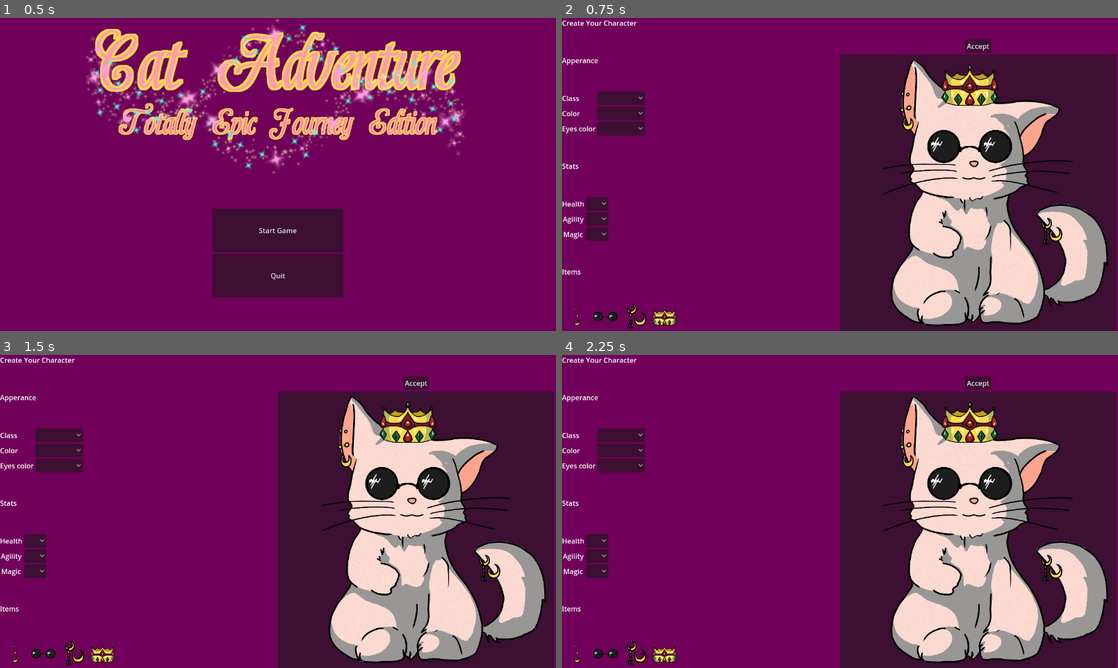
Above: before the commit, frames 1-4 (two rows, left to right).
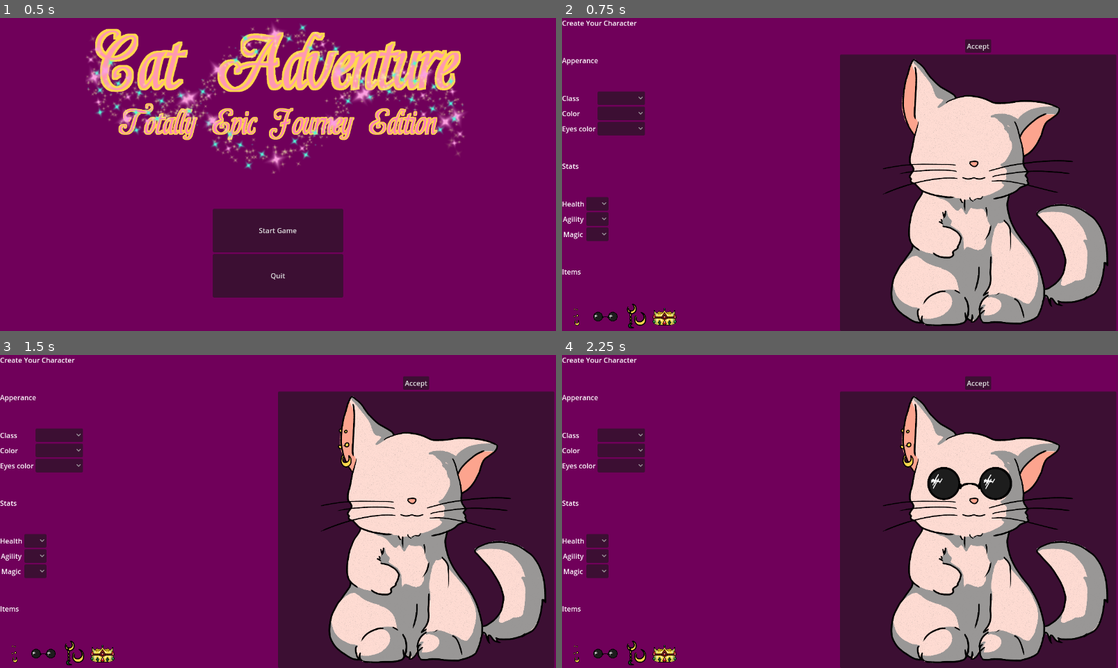
Above: after the commit, the same moments.

Repository: CommonParrot/MiniJam-Cat-Selection-Adventure
Game: Godot game, scene res://Screens/title_screen.tscn
Two runs of this game, one before a commit and one after it. Both use one fixed random seed, a clock stepped at 60 frames per second and the inputs below.
Inputs (mouse positions are in pixels of both pictures, inside the frame that each line leads up to):
- Up to frame 1 (0.5 s): no input
- Up to frame 2 (0.75 s): click "Start Game" at 0.5 s
- Up to frame 3 (1.5 s): click (11, 652) at 1.25 s
- Up to frame 4 (2.25 s): click (606, 652) at 2 s

Frame 1 is identical in both runs. In frame 2, 2.2% of the frame differs, in the area x 60-90%, y 14-73%; in frame 3, 2.1%; in frame 4, 1.1%.

Commit message:
working toggling of accessories

Diff:
--- a/Screens/character_selection_screen.tscn
+++ b/Screens/character_selection_screen.tscn
@@ -1,14 +1,15 @@
-[gd_scene load_steps=11 format=3 uid="uid://youox4cuc70m"]
+[gd_scene load_steps=12 format=3 uid="uid://youox4cuc70m"]
 
 [ext_resource type="Script" path="res://Screens/DynamicCatOptionButton.gd" id="1_begdr"]
-[ext_resource type="Texture2D" uid="uid://dkxkg1in1cdqo" path="res://images/White_Cat.png" id="1_rqi7e"]
-[ext_resource type="Texture2D" path="res://images/TailTrinket_cut.tres" id="2_7kade"]
+[ext_resource type="Texture2D" uid="uid://5v5eg7cjj6np" path="res://images/White_Cat.png" id="1_rqi7e"]
+[ext_resource type="Texture2D" uid="uid://dea2uqbo2r8sc" path="res://images/TailTrinket_cut.tres" id="2_7kade"]
 [ext_resource type="Texture2D" uid="uid://cl0nnalqxhy2y" path="res://images/Crown.png" id="3_jjteo"]
 [ext_resource type="Texture2D" uid="uid://dblmkwcdpwt78" path="res://images/Crown_cut.tres" id="3_xhilw"]
 [ext_resource type="Texture2D" uid="uid://cpoxmt63ikby4" path="res://images/Earrings_cut.tres" id="4_qwp5y"]
 [ext_resource type="Texture2D" uid="uid://dj8a234n4odeu" path="res://images/Earrings.png" id="4_t31fm"]
 [ext_resource type="Texture2D" uid="uid://c30jskuoje3us" path="res://images/Glasses.png" id="5_ejovx"]
 [ext_resource type="Texture2D" uid="uid://bkvumkjje3rtb" path="res://images/Glasses_cut.tres" id="5_o2yrr"]
+[ext_resource type="Script" path="res://Scripts/AccessoriesController.gd" id="6_5lmvo"]
 [ext_resource type="Texture2D" uid="uid://drh8hcqeqvwjy" path="res://images/TailTrinket.png" id="6_bm52k"]
 
 [node name="Character creation" type="MarginContainer"]
@@ -254,26 +255,31 @@
 
 [node name="Container" type="PanelContainer" parent="VBoxContainer/HBoxContainer/right"]
 layout_mode = 2
+script = ExtResource("6_5lmvo")
 
 [node name="TailTrinket" type="TextureRect" parent="VBoxContainer/HBoxContainer/right/Container"]
+visible = false
 z_index = 1
 layout_mode = 2
 texture = ExtResource("6_bm52k")
 expand_mode = 4
 
 [node name="Crown" type="TextureRect" parent="VBoxContainer/HBoxContainer/right/Container"]
+visible = false
 z_index = 1
 layout_mode = 2
 texture = ExtResource("3_jjteo")
 expand_mode = 4
 
 [node name="Earrings" type="TextureRect" parent="VBoxContainer/HBoxContainer/right/Container"]
+visible = false
 z_index = 1
 layout_mode = 2
 texture = ExtResource("4_t31fm")
 expand_mode = 4
 
 [node name="Glasses" type="TextureRect" parent="VBoxContainer/HBoxContainer/right/Container"]
+visible = false
 z_index = 1
 layout_mode = 2
 texture = ExtResource("5_ejovx")
@@ -286,3 +292,8 @@
 
 [node name="MarginContainer" type="MarginContainer" parent="VBoxContainer/HBoxContainer"]
 layout_mode = 2
+
+[connection signal="pressed" from="VBoxContainer/HBoxContainer/left/Accessories/Earrings" to="VBoxContainer/HBoxContainer/right/Container" method="_on_earrings_pressed"]
+[connection signal="pressed" from="VBoxContainer/HBoxContainer/left/Accessories/Glasses" to="VBoxContainer/HBoxContainer/right/Container" method="_on_glasses_pressed"]
+[connection signal="pressed" from="VBoxContainer/HBoxContainer/left/Accessories/TailTrinket" to="VBoxContainer/HBoxContainer/right/Container" method="_on_tail_trinket_pressed"]
+[connection signal="pressed" from="VBoxContainer/HBoxContainer/left/Accessories/Crown" to="VBoxContainer/HBoxContainer/right/Container" method="_on_crown_pressed"]
--- /dev/null
+++ b/Scripts/AccessoriesController.gd
@@ -0,0 +1,39 @@
+extends PanelContainer
+
+
+# Called when the node enters the scene tree for the first time.
+func _ready():
+	pass # Replace with function body.
+
+
+# Called every frame. 'delta' is the elapsed time since the previous frame.
+func _process(delta):
+	pass
+
+
+func _on_earrings_pressed():
+	if $Earrings.visible == true:
+		$Earrings.visible = false
+	else:
+		$Earrings.visible = true
+
+
+func _on_glasses_pressed():
+	if $Glasses.visible == true:
+		$Glasses.visible = false
+	else:
+		$Glasses.visible = true
+
+
+func _on_tail_trinket_pressed():
+	if $TailTrinket.visible == true:
+		$TailTrinket.visible = false
+	else:
+		$TailTrinket.visible = true
+
+
+func _on_crown_pressed():
+	if $Crown.visible == true:
+		$Crown.visible = false
+	else:
+		$Crown.visible = true
